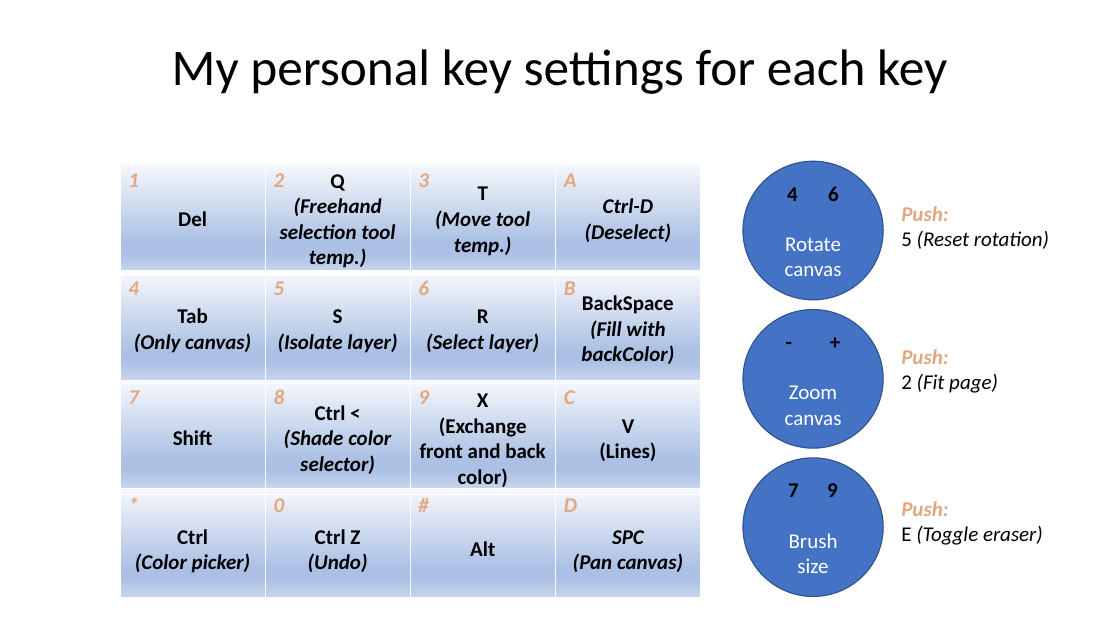
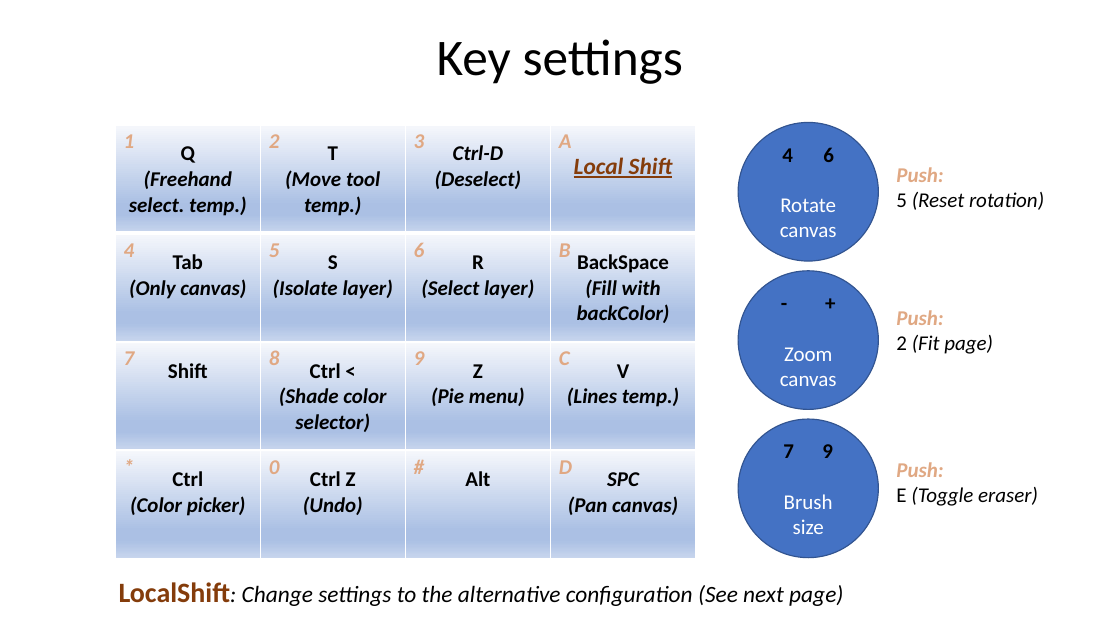
Before and after one commit to Alonsog2/InputDeviceForDrawingTablet, a slide deck: slide 2 of DOC/Esquema.pptx. Drawn at 1120x630 pixels with LibreOffice and Linux fonts; fonts in the diff are those of the drawing. Boxes give left, top, right and bottom in pixels: in the first picture for what was removed or moved away, otherwise in the second. Text is boxed around its words. In the diff, an @@ line names an element or a change of style, - is before the commit and + after.

Commit message:
act doc and settings

```diff
--- a/DOC/Esquema.pptx
+++ b/DOC/Esquema.pptx
@@ title at [437, 39, 683, 84]: text changed @@
-My personal key settings for each key
+Key settings
@@ 3 ellipses, 3 texts, 2 tables: place and size @@
-3 ellipses, 3 texts, 2 tables at [120, 161, 1049, 600]
+3 ellipses, 3 texts, 2 tables at [115, 123, 1044, 560]
@@ table at [115, 125, 696, 560] @@
-row 1: Del | Q / (Freehand selection tool temp.) | T / (Move tool temp.) | Ctrl-D / (Deselect)
+row 1: Q / (Freehand select. temp.) | T / (Move tool temp.) | Ctrl-D / (Deselect) | Local Shift
-row 3, column 3: X / (Exchange front and back color)
+row 3, column 3: Z / (Pie menu)
-row 3, column 4: V / (Lines)
+row 3, column 4: V / (Lines temp.)
@@ text added at [119, 582, 843, 606], 20 pt, text #000000, italic @@
+LocalShift: Change settings to the alternative configuration (See next page)
```
Also in this commit, not shown: 1 slide added, 2 other files.
